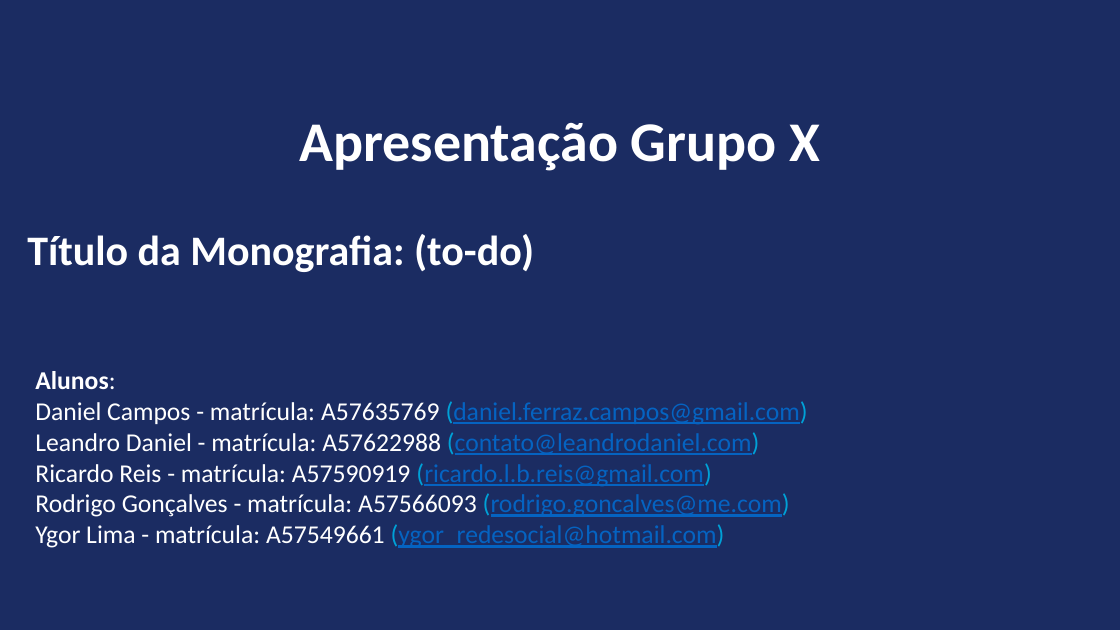
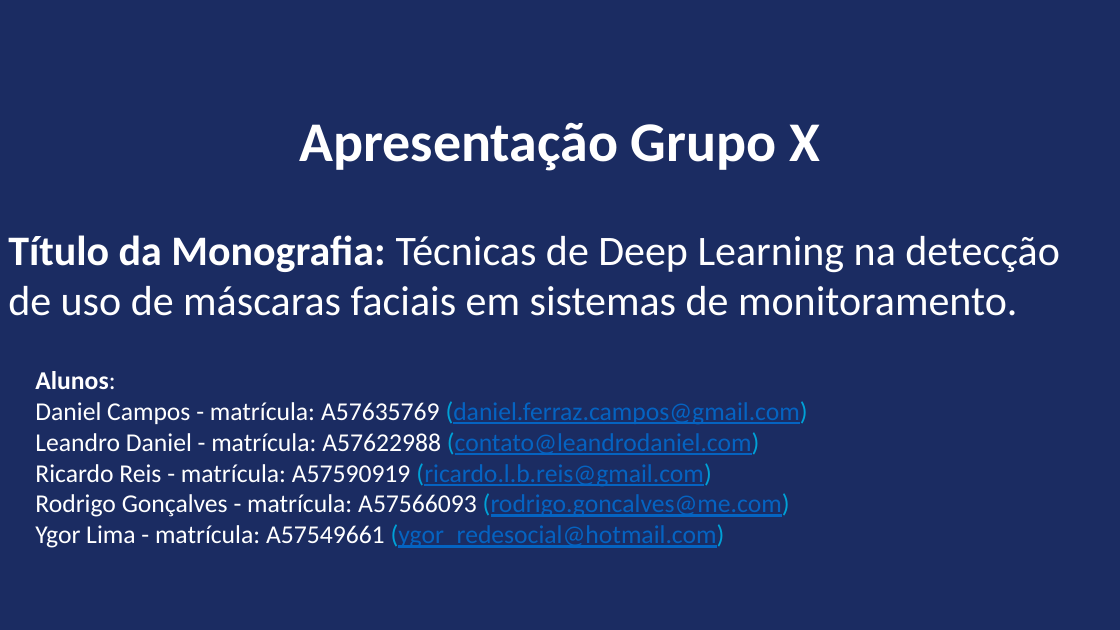
Before and after one commit to ldaniel/Challenges-Requirements-Analytical-Projects, a slide deck: slide 1 of presentation/FGV-MBA - Monografia - Detecção de Máscara Facial.pptx. Drawn at 1120x630 pixels with LibreOffice and Linux fonts; fonts in the diff are those of the drawing; background and template pictures are left out. Boxes give left, top, right and bottom in pixels: in the first picture for what was removed or moved away, otherwise in the second. Text is boxed around its words. In the diff, an @@ line names an element or a change of style, - is before the commit and + after.

```diff
--- a/presentation/FGV-MBA - Monografia - Detecção de Máscara Facial.pptx
+++ b/presentation/FGV-MBA - Monografia - Detecção de Máscara Facial.pptx
@@ text at box(8, 235, 1060, 316): text changed; bold off @@
-Título da Monografia: (to-do)
+Título da Monografia: Técnicas de Deep Learning na detecção de uso de máscaras faciais em sistemas de monitoramento.
```
Also in this commit, not shown: 2 other slides changed.
